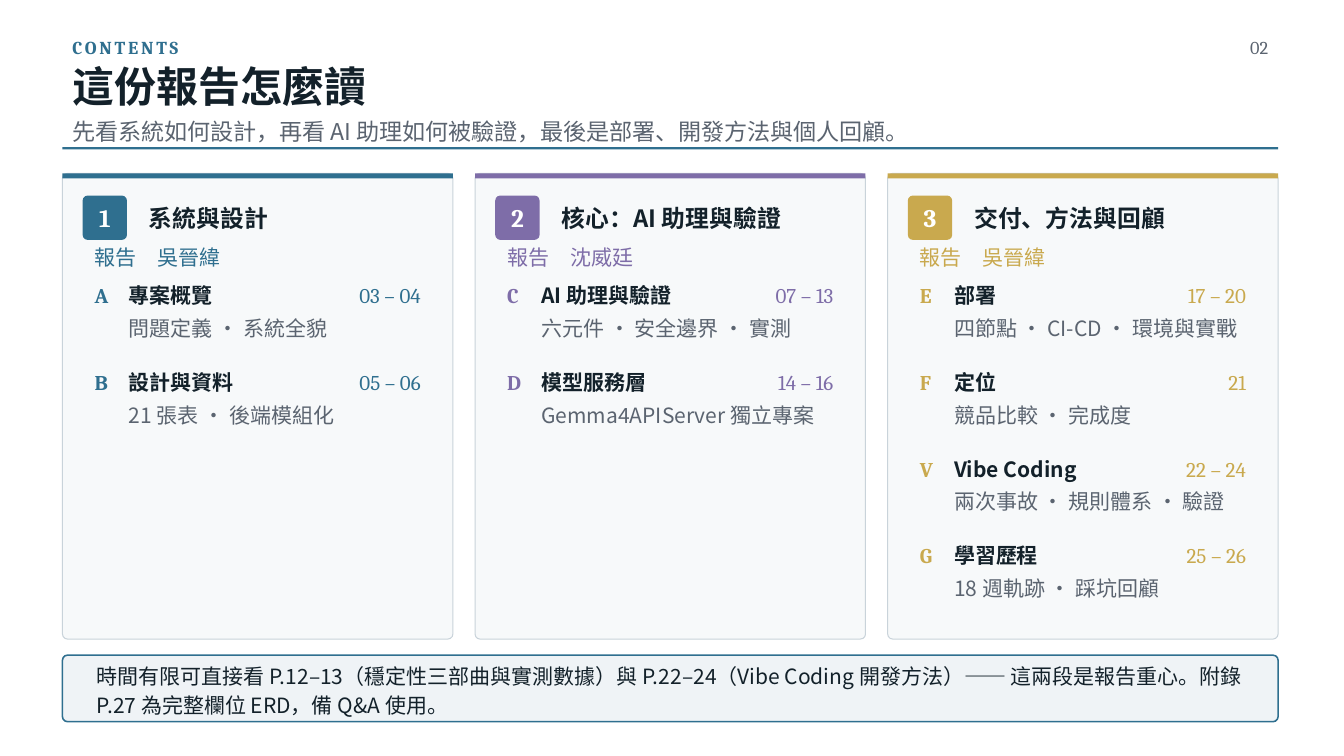
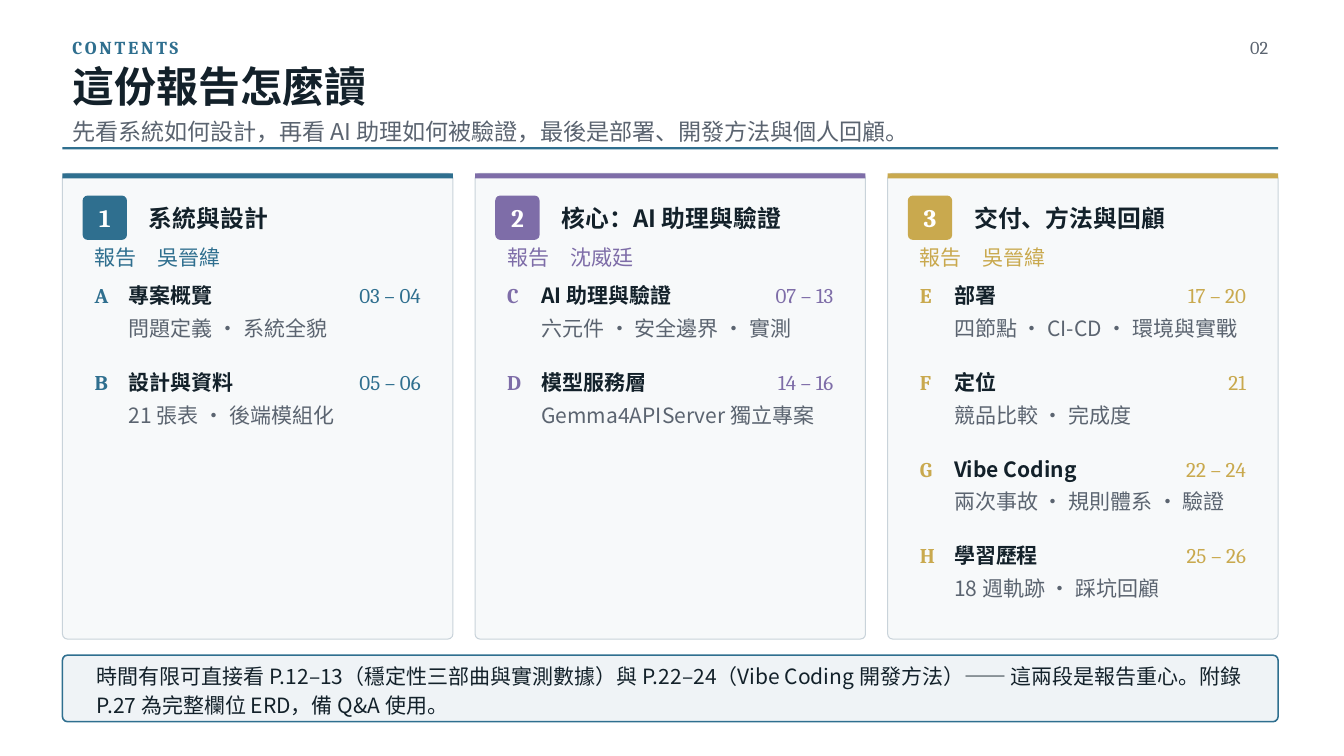
Before and after one commit to billwu101/CloudDrive, a slide deck: slide 2 of doc/ppt/CloudDrive_專題報告_v3.0.pptx. Drawn at 1344x756 pixels with LibreOffice and Linux fonts; fonts in the diff are those of the drawing. Boxes give left, top, right and bottom in pixels: in the first picture for what was removed or moved away, otherwise in the second. Text is boxed around its words. In the diff, an @@ line names an element or a change of style, - is before the commit and + after.

```diff
--- a/doc/ppt/CloudDrive_專題報告_v3.0.pptx
+++ b/doc/ppt/CloudDrive_專題報告_v3.0.pptx
@@ text "G": place and size @@
-text "G" at (920, 549, 932, 563)
+text "G" at (920, 463, 932, 477)
@@ text removed at (920, 463, 933, 477) @@
-V
@@ text added at (920, 549, 935, 563), 15 pt, text #C9A94E, bold @@
+H
```
Also in this commit, not shown: 1 other slide changed, 3 other files.
